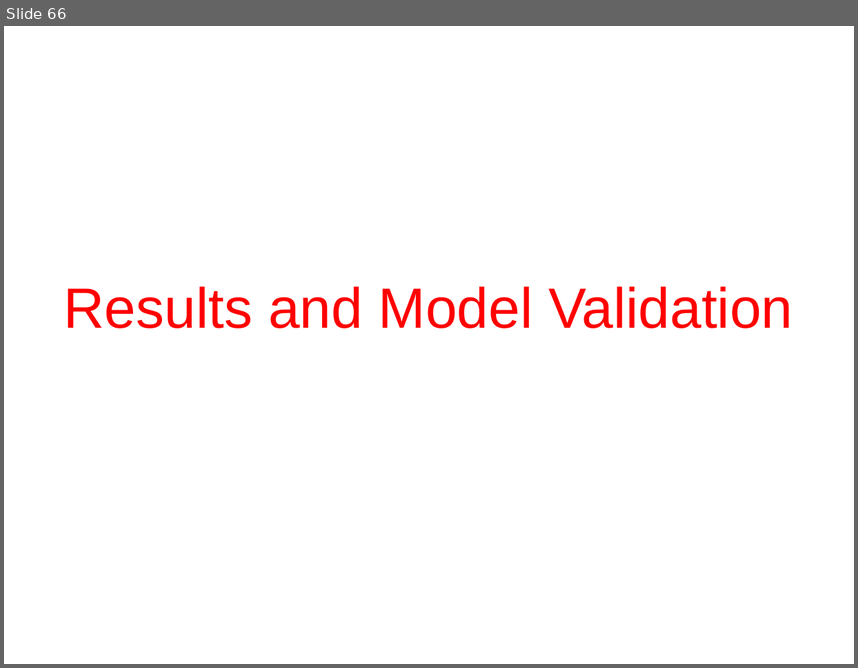
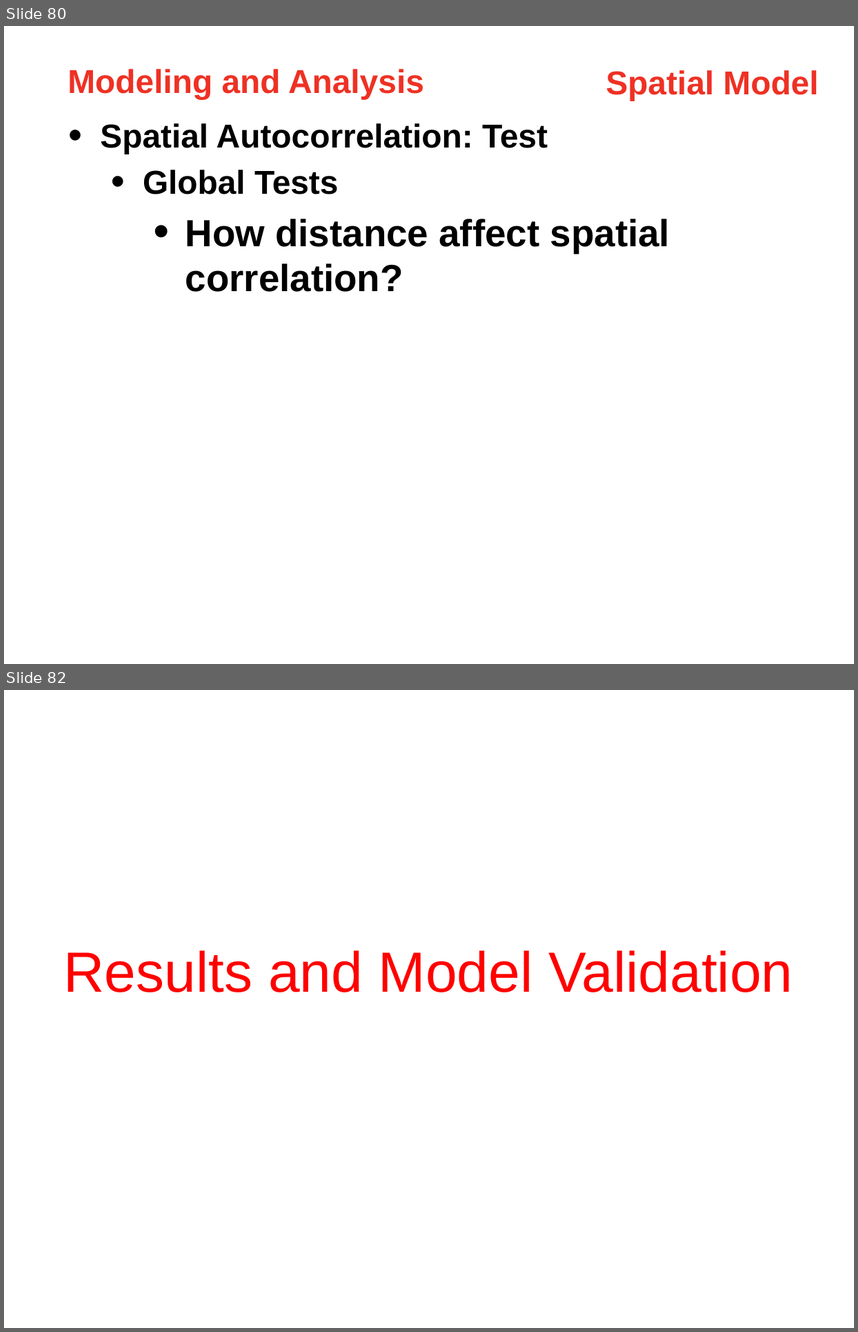
Before and after one commit to linghend/PPR, a slide deck: RentIndex/6_Presentation/RentIndex.pptx. Shown one above the other, each under a label of ours: slide 66 before the commit, slides 80 and 82 after it; the slides between them are not shown. The pictures are 858x668 and 858x1332 pixels, drawn with LibreOffice and Linux fonts; fonts in the diff are those of the drawing. Boxes give left, top, right and bottom in pixels: in the first picture for what was removed or moved away, otherwise in the second. Text is boxed around its words. In the diff, an @@ line names an element or a change of style, - is before the commit and + after.

```diff
--- a/RentIndex/6_Presentation/RentIndex.pptx
+++ b/RentIndex/6_Presentation/RentIndex.pptx
@@ slide 80 added at (4,26,854,664), background #FFFFFF @@
@@ text added at (67,69,424,99), 28 pt, text #EE3124, bold @@
+Modeling and Analysis
@@ text added at (606,70,818,101), 28 pt, text #EE3124, bold @@
+Spatial Model
@@ text added at (100,123,670,292), 28 pt, text #000000, bold @@
+• Spatial Autocorrelation: Test
+  • Global Tests
+    • How distance affect spatial correlation?
@@ what was slide 66 is now slide 82 @@
```
Also in this commit, not shown: 1 slide changed, 18 other slides added, 6 other files.
